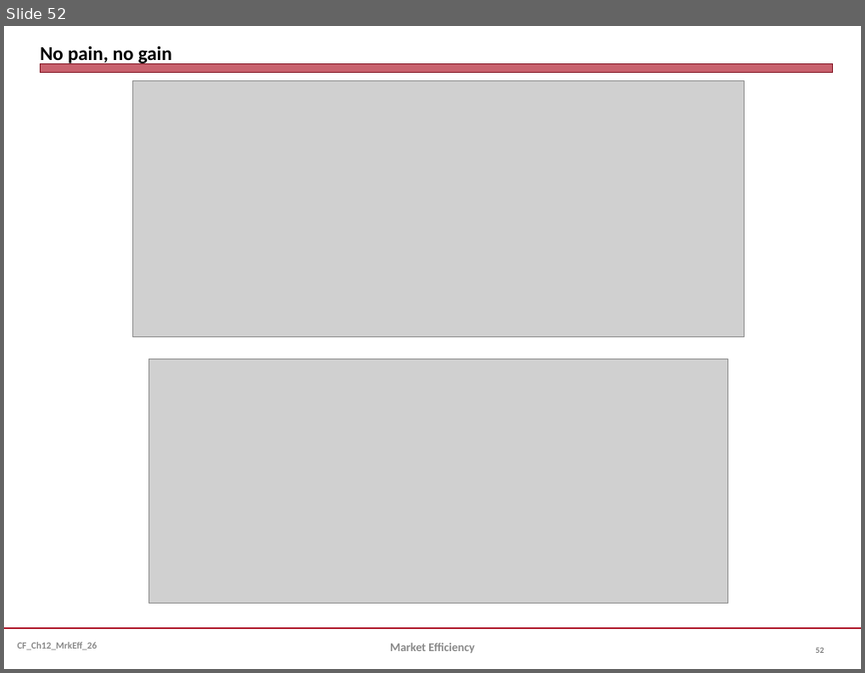
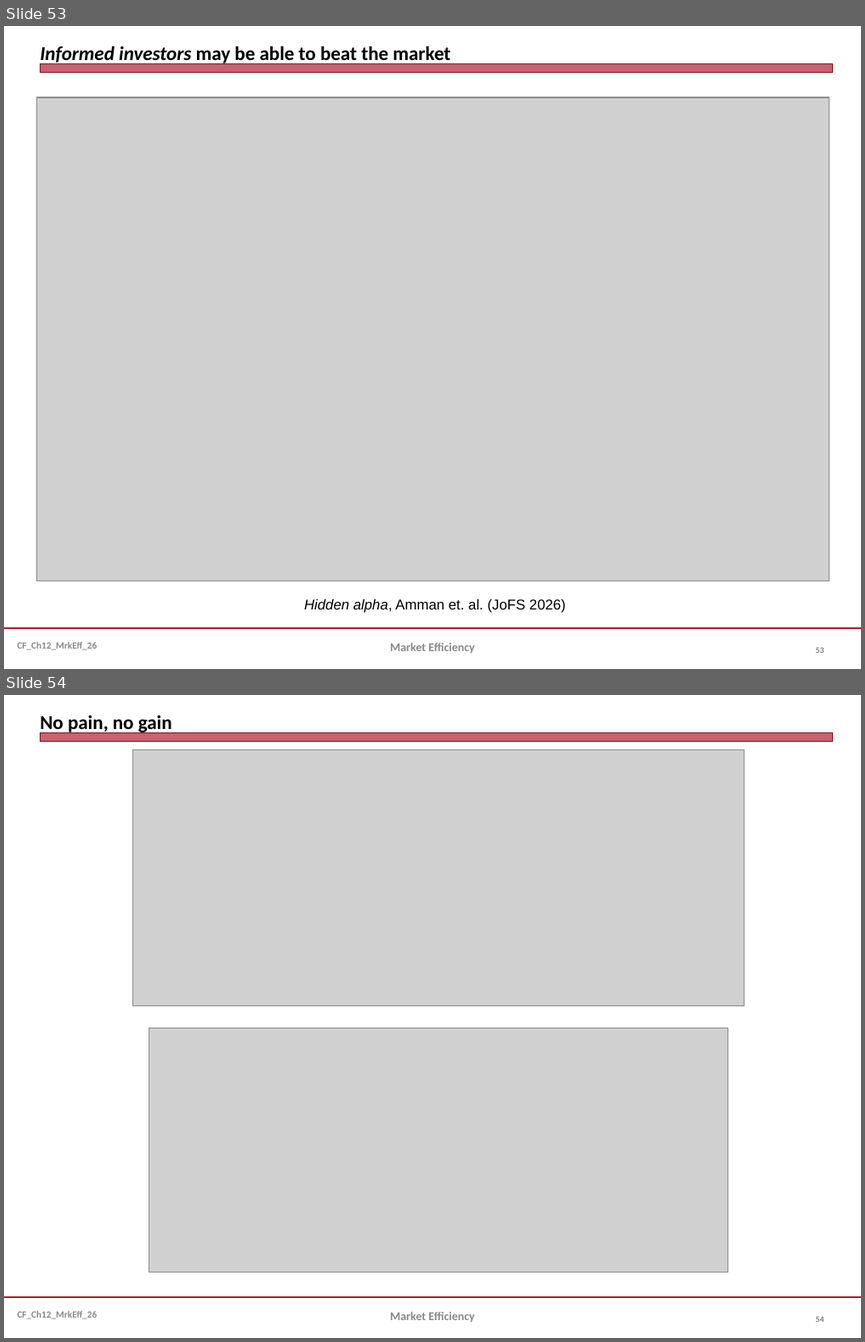
Before and after one commit to jmc877/Corporate-Finance, a slide deck: slides/CF_Ch12_MrkEff_26.pptx. Shown one above the other, each under a label of ours: slide 52 before the commit, slides 53 and 54 after it. The pictures are 865x673 and 865x1342 pixels, drawn with LibreOffice and Linux fonts; fonts in the diff are those of the drawing; grey boxes stand for pictures. Boxes give left, top, right and bottom in pixels: in the first picture for what was removed or moved away, otherwise in the second. Text is boxed around its words. In the diff, an @@ line names an element or a change of style, - is before the commit and + after.

```diff
--- a/slides/CF_Ch12_MrkEff_26.pptx
+++ b/slides/CF_Ch12_MrkEff_26.pptx
@@ slide 53 added at (4,26,861,669), background #FFFFFF; not listed: 3 template elements that a slide beside it also shows @@
@@ title added at (40,46,450,65), 16.5 pt, text #000000, bold @@
+Informed investors may be able to beat the market
@@ picture added at (36,97,829,580) @@
@@ text added at (304,599,566,612), 12 pt, text #000000 @@
+Hidden alpha, Amman et. al. (JoFS 2026)
@@ text added at (390,642,474,652), 10 pt, text #898989, bold @@
+Market Efficiency
@@ page number added at (816,646,824,652), 7 pt, text #808080, bold @@
+53
@@ what was slide 52 is now slide 54 @@
@@ page number at (816,1315,824,1321): text changed @@
-52
+54
```
Also in this commit, not shown: 1 other slide added, 11 other files.
